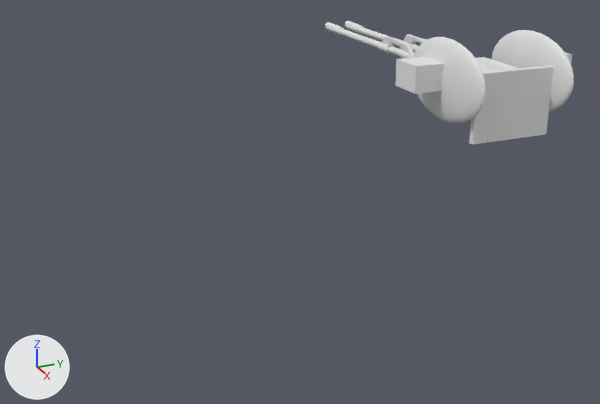
The Blender file sources/Zu23B.blend, before and after one commit.
Before and after are seen from a 50 mm camera at (9.78, -7.8, 4.83) aimed at (-0.47, -3.36, 0.51). The axes (+X, +Y, +Z) are drawn at lower left. The lights are the same throughout.

Names of what the first picture shows: 'Cube.001', 'leftBarrel', 'rightBarrel'.
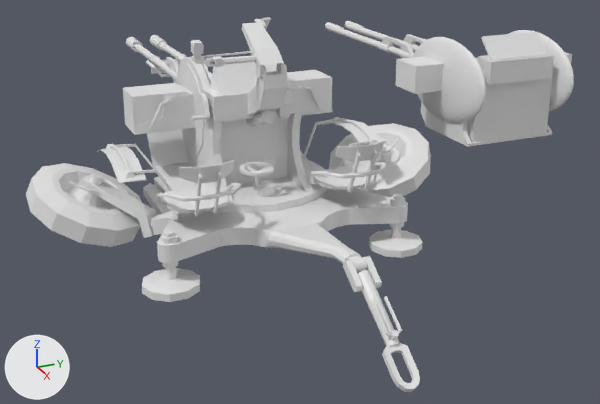
Diff of the bpy script that builds the scene:
```diff
--- a/sources/Zu23B.blend.py
+++ b/sources/Zu23B.blend.py
@@ me_cube_001 @@
 # used by ob_cube_001; parent = ob_turret; location = (11.18, 1.133, 2.107); scale = (0.287, 0.372, 0.203)
-me_cube_001.from_pydata(...)  # 988 vertices, 1042 faces; spans x -2.9..4.07, y -1.0..6.42, z -4.5..2.7
+me_cube_001.from_pydata(...)  # 1050 vertices, 1096 faces; spans x -2.9..4.07, y -1.0..6.42, z -4.56..3.09
+# me_cube_001 part 1: a new loose piece, a box spanning x 2.1..3.3, y 1.22..4.15, z -0.03..1.6
+# me_cube_001 part 2: a new loose piece of 40 vertices spanning x -2.03..2.97, y 0.61..4.74, z -4.56..-2.69
+# me_cube_001 part 3: a new loose piece of 14 vertices spanning x 1.87..3.08, y 1.35..3.98, z 1.55..3.09
@@ ob_zu_23_2 @@
 ob_zu_23_2 = bpy.data.objects.new('ZU-23-2', me_zu_23_2)
-ob_zu_23_2.location = (0.0, 0.0, 0.0)
+ob_zu_23_2.location = (0.09, -4.12, 0.0)
 ob_zu_23_2.scale = (0.0368, 0.0368, 0.0368)
-ob_zu_23_2.hide_viewport = True
```

Location of each change, (x1, y1, x2, y2) in pixels of the pictures (600 x 404 px):
'ZU-23-2', shown: after (26, 17, 431, 392)
'Cube.001', reshaped: before (395, 30, 574, 144); after (395, 30, 574, 147)
part 1 of me_cube_001, added: after (477, 54, 554, 85)
part 2 of me_cube_001, added: after (421, 102, 552, 147)
part 3 of me_cube_001, added: after (478, 32, 547, 60)
